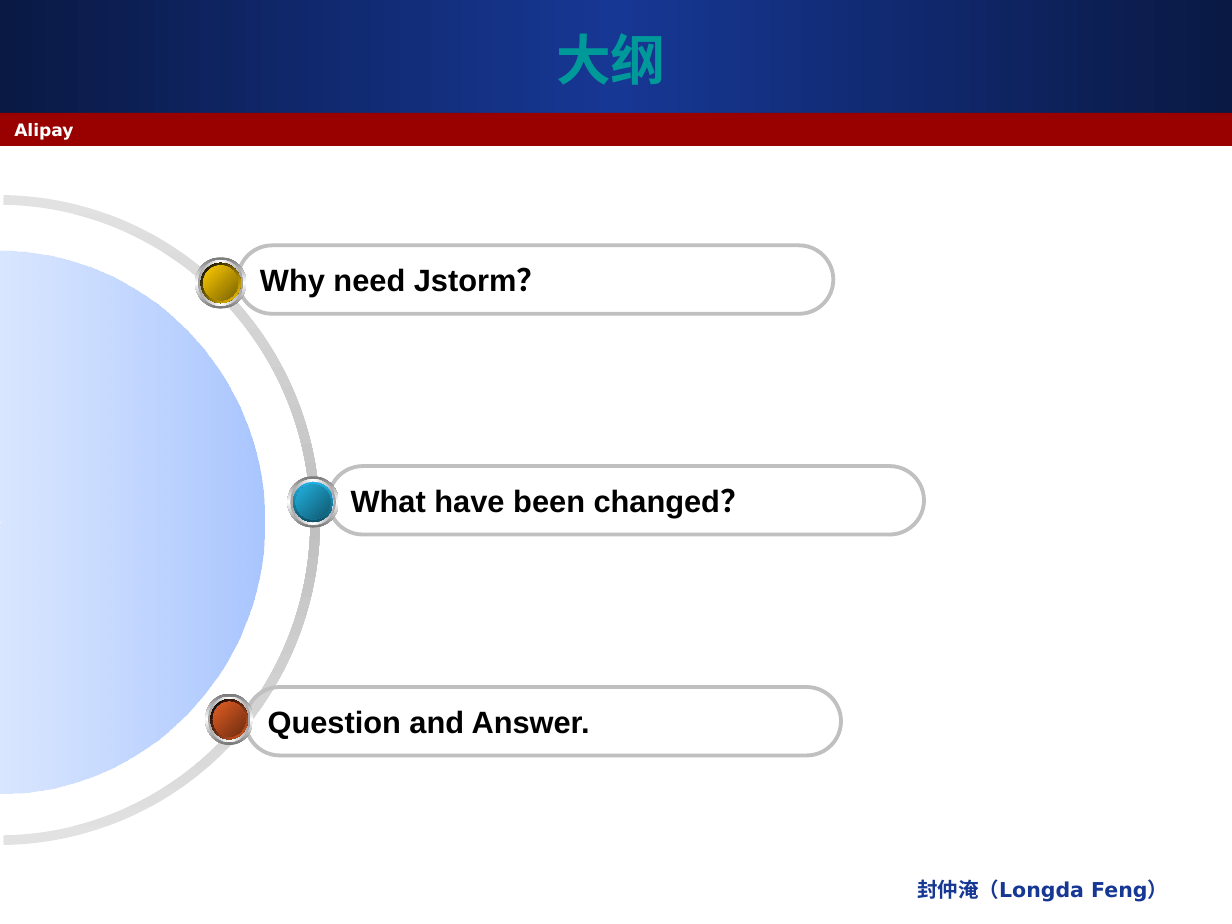
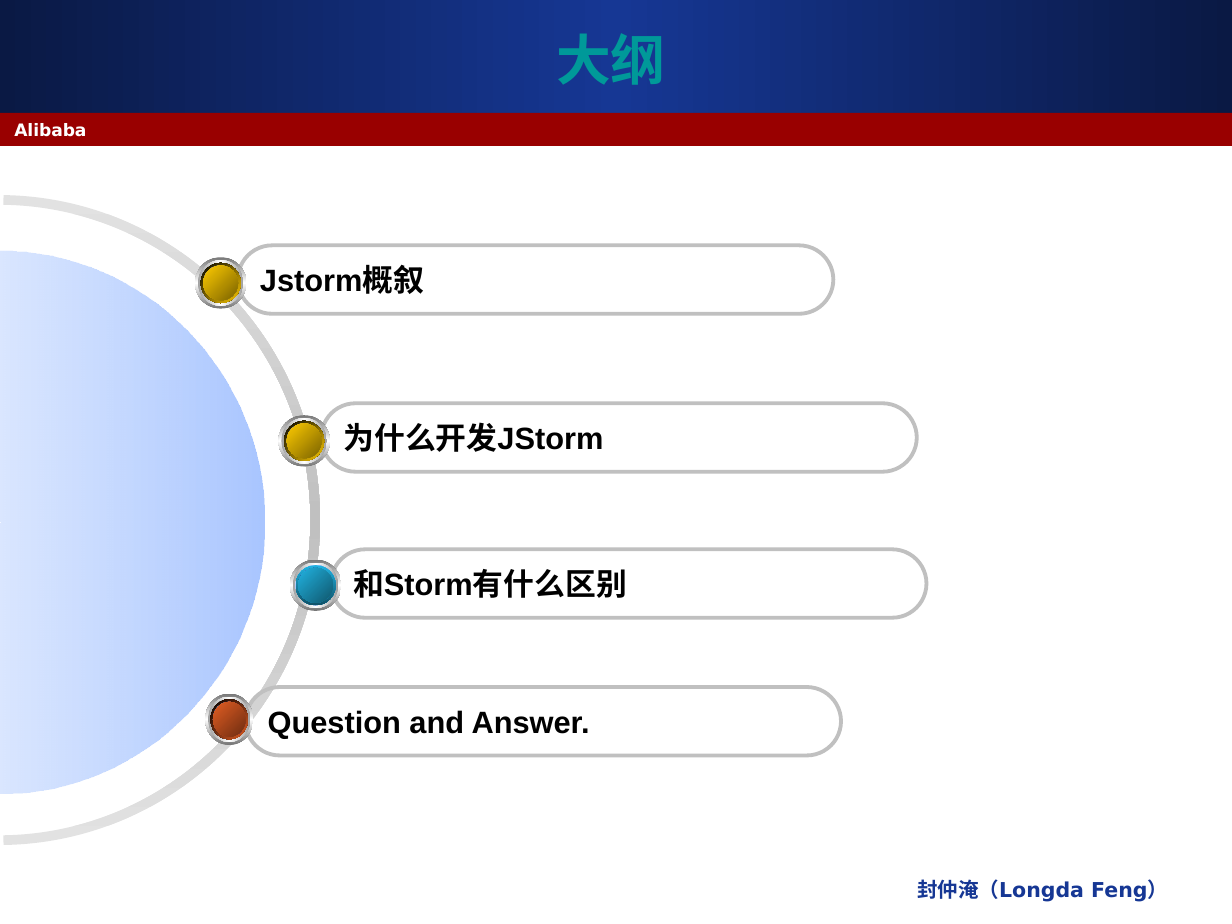
Before and after one commit to apache/storm, a slide deck: slide 2 of docs/JStorm 介绍.pptx. Drawn at 1232x924 pixels with LibreOffice and Linux fonts; fonts in the diff are those of the drawing. Boxes give left, top, right and bottom in pixels: in the first picture for what was removed or moved away, otherwise in the second. Text is boxed around its words. In the diff, an @@ line names an element or a change of style, - is before the commit and + after.

```diff
--- a/docs/JStorm 介绍.pptx
+++ b/docs/JStorm 介绍.pptx
@@ text at (14, 123, 86, 137): text changed @@
-Alipay
+Alibaba
@@ text in rounded rectangle at (260, 267, 424, 294): text changed @@
-Why need Jstorm？
+Jstorm概叙
@@ rounded rectangle added at (322, 403, 917, 472), outline #C0C0C0 2.25 pt, 18 pt, text #000000, bold @@
+为什么开发JStorm
@@ group added at (278, 415, 330, 467): 6 ellipses @@
@@ ellipse: place and size @@
-ellipse at (287, 477, 339, 529)
+ellipse at (290, 559, 341, 611)
@@ ellipse: place and size @@
-ellipse at (293, 482, 334, 522)
+ellipse at (296, 565, 336, 606)
@@ ellipse: place and size @@
-ellipse at (293, 482, 334, 522)
+ellipse at (296, 565, 336, 606)
@@ 3 ellipses, 1 rounded rectangle: place and size @@
-3 ellipses, 1 rounded rectangle at (291, 466, 924, 535)
+3 ellipses, 1 rounded rectangle at (293, 549, 926, 618)
@@ text in rounded rectangle at (353, 569, 627, 598): text changed @@
-What have been changed？
+和Storm有什么区别
```
Also in this commit, not shown: 5 other slides changed, 29 slides added, 3 slides removed, 7 other files.
